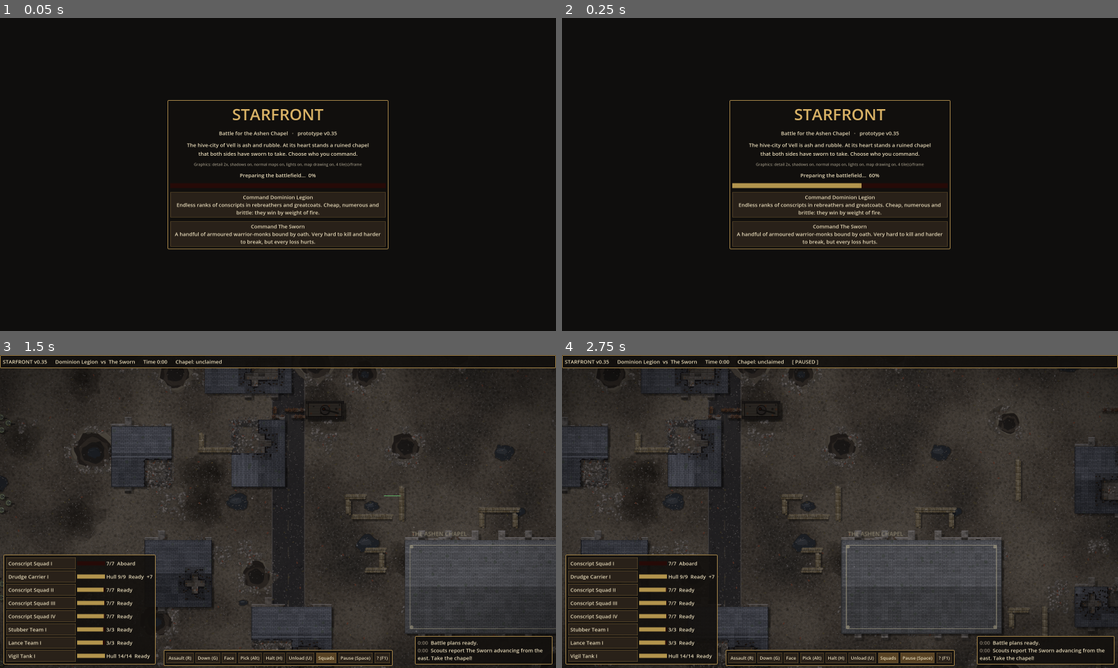
Above: before the commit, frames 1-4 (two rows, left to right).
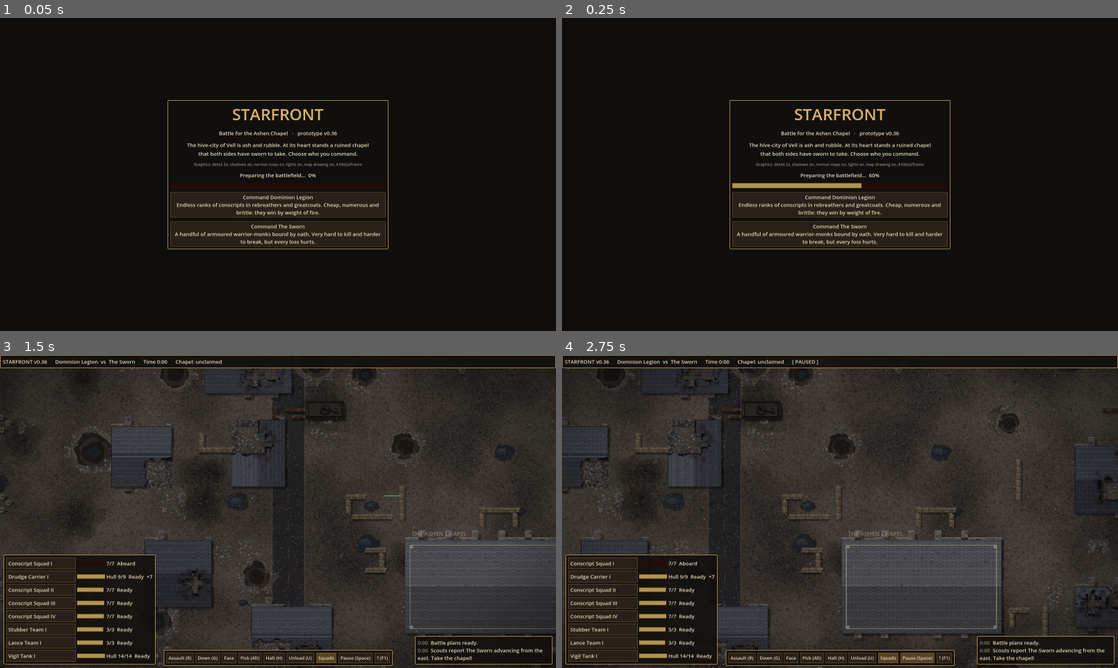
Above: after the commit, the same moments.

Repository: sirspoon/StarFront
Game: Godot game, scene res://scenes/main.tscn
Same seed, same stepped clock (60 frames per second), same inputs: the game is played once before the commit and once after it. Sound files missing from this copy of the repository are replaced by a short silence.
Inputs (mouse positions are in pixels of both pictures, inside the frame that each line leads up to):
- Up to frame 1 (0.05 s): no input
- Up to frame 2 (0.25 s): no input
- Up to frame 3 (1.5 s): click "Command Dominion Legion Endle…" at 0.5 s; tap Enter at 1.25 s; move the mouse to (400, 495) at 1.27 s; hold D from 1.28 s (still down); hold Shift from 1.28 s (still down); click (400, 495) at 1.42 s
- Up to frame 4 (2.75 s): tap Space at 1.52 s; release D at 2 s; release Shift at 2 s; drag from (728, 527) to (812, 574) at 2.02 s

The runs differ from the first frame. In frame 1, less than 0.1% of the frame differs, in the area x 60-61%, y 36-38%; in frame 2, less than 0.1%; in frame 3, 0.2%; in frame 4, 0.2%, in the area x 3-100%, y 1-95%.

Commit message:
v0.36: ragged roof holes and round soot instead of square damage
Co-Authored-By: Claude Opus 5.5 <noreply@anthropic.com>
Claude-Session: https://claude.ai/code/session_01Q9zFWq6qGPKtGhTxhDqH85

Diff:
--- a/project.godot
+++ b/project.godot
@@ -7,7 +7,7 @@
 
 config/name="StarFront"
 config/description="Real-time squad tactics in a ruined gothic future."
-config/version="0.35"
+config/version="0.36"
 run/main_scene="res://scenes/main.tscn"
 config/features=PackedStringArray("4.3", "GL Compatibility")
 config/icon="res://icon.svg"
--- a/scripts/game_data.gd
+++ b/scripts/game_data.gd
@@ -2,7 +2,7 @@
 extends RefCounted
 ## Factions, soldier types and weapons. Balance tuning lives here.
 
-const VERSION := "0.35"
+const VERSION := "0.36"
 
 ## range in pixels (16 px = 1 map cell); cooldown = seconds between bursts;
 ## acc = base hit chance; ap = how much infantry armour it ignores; supp = suppression per shot;
--- a/scripts/light_fx.gd
+++ b/scripts/light_fx.gd
@@ -40,12 +40,16 @@
 ## A light that flares at pos and fades over dur seconds.
 func flash(pos: Vector2, color: Color, energy: float, radius: float, dur: float, shadows := false) -> void:
 	_start(pos, pos, color, energy, radius, dur, shadows, false)
+	if active.is_empty():
+		return  # lights are off
 	active[-1].light.height = clampf(radius * 0.25, 14.0, 60.0)  # bigger flashes come from higher up
 
 
 ## A light that travels from a to b over dur seconds (a bolt, tracer or rocket).
 func streak(a: Vector2, b: Vector2, color: Color, energy: float, radius: float, dur: float) -> void:
 	_start(a, b, color, energy, radius, dur, false, true)
+	if active.is_empty():
+		return
 	active[-1].light.height = 10.0  # bolts skim low over the ground
 
 
--- a/scripts/main.gd
+++ b/scripts/main.gd
@@ -362,6 +362,9 @@
 	var by := b.position.y * BattleMap.CELL + 8
 	for k in 2:
 		_blast(Vector2(bx, by), GameData.WEAPONS["siege_cannon"], null, true)
+	# and shells and rockets through its roof
+	_blast(Vector2(bx - 40, by + 40), GameData.WEAPONS["siege_cannon"], null, true)
+	_blast(Vector2(bx + 30, by + 60), GameData.WEAPONS["lance_launcher"], null, true)
 	print("demo damage: %d wall cells down; building hole at %d,%d" % [walls_destroyed, bx, by])
 
 
@@ -389,6 +392,7 @@
 	moon.energy = 0.5
 	moon.height = 0.3
 	moon.rotation = deg_to_rad(35.0)
+	moon.range_item_cull_mask = 3  # the moon also lights the roofs (layer 2; fires and flashes don't)
 	add_child(moon)
 	map = BattleMap.new()
 	add_child(map)
--- a/scripts/roofs.gd
+++ b/scripts/roofs.gd
@@ -21,6 +21,7 @@
 		var piece := RoofPiece.new()
 		piece.roofs = self
 		piece.index = i
+		piece.light_mask = 2  # only the moon lights roofs: no wall shadows or fire glow cut into blocks
 		add_child(piece)
 		nodes.append(piece)
 		alpha.append(1.0)
@@ -71,8 +72,59 @@
 	var roofs: Roofs
 	var index := 0
 
+	const HOLE := Color(0.06, 0.05, 0.05, 0.9)
+
 	func _h(a: int, b: int, k: int) -> float:
 		return float(hash(Vector3i(a, b, k + roofs.map.map_seed)) % 10000) / 10000.0
+
+	## A broken roof edge from a to b, the hole lying in direction d: the edge wanders,
+	## biting into the roof here (dark, the torn slates' shadow) and leaving broken slates
+	## hanging out over the hole there. The ends depend only on the corner they sit on,
+	## so the edges of neighbouring cells join up.
+	func _ragged_edge(a: Vector2, b: Vector2, d: Vector2i, x: int, y: int, col: Color) -> void:
+		var inward := -Vector2(d)
+		var n := 8
+		# the depth at each end belongs to the corner it sits on (a wide, slow wander shared
+		# with the next cell), plus a smaller bump in between and a little splintering
+		var e0 := (_h(int(a.x), int(a.y), 200 + d.x * 2 + d.y) - 0.4) * 14.0
+		var e1 := (_h(int(b.x), int(b.y), 200 + d.x * 2 + d.y) - 0.4) * 14.0
+		var bump := (_h(x, y, 205 + d.x * 2 + d.y) - 0.5) * 8.0
+		var base := PackedVector2Array()
+		var prof := PackedVector2Array()
+		var depth := PackedFloat32Array()
+		for k in n + 1:
+			var t := float(k) / n
+			var p := a.lerp(b, t)
+			var dep := lerpf(e0, e1, smoothstep(0.0, 1.0, t)) + bump * sin(t * PI)
+			if k > 0 and k < n:
+				dep += (_h(x * 9 + k, y, 210 + d.x * 2 + d.y) - 0.5) * 3.0
+			base.append(p)
+			depth.append(dep)
+			prof.append(p + inward * dep)
+		var none := PackedVector2Array()
+		for k in n:
+			var b0 := base[k]
+			var b1 := base[k + 1]
+			var c0 := HOLE if depth[k] > 0.0 else col
+			var c1 := HOLE if depth[k + 1] > 0.0 else col
+			if (depth[k] > 0.0) == (depth[k + 1] > 0.0):
+				draw_primitive(PackedVector2Array([b0, prof[k], prof[k + 1], b1]), PackedColorArray([c0, c0, c0, c0]), none)
+			else:  # the edge crosses the cell's border: split where it does
+				var m := b0.lerp(b1, depth[k] / (depth[k] - depth[k + 1]))
+				draw_primitive(PackedVector2Array([b0, prof[k], m]), PackedColorArray([c0, c0, c0]), none)
+				draw_primitive(PackedVector2Array([m, prof[k + 1], b1]), PackedColorArray([c1, c1, c1]), none)
+		# the torn edge: a dark lip of broken slate, and its shadow falling into the hole
+		var shade := Color(0, 0, 0, 0.3)
+		for k in n:
+			draw_primitive(PackedVector2Array([prof[k], prof[k] + Vector2(d) * 3.5, prof[k + 1] + Vector2(d) * 3.5, prof[k + 1]]),
+				PackedColorArray([shade, Color(0, 0, 0, 0), Color(0, 0, 0, 0), shade]), none)
+		draw_polyline(prof, col.darkened(0.55), 1.0)
+		# a rafter sometimes sticks out into the hole
+		if _h(x, y, 40 + d.x + d.y * 3) < 0.4:
+			var t := 0.3 + _h(x, y, 45 + d.x) * 0.4
+			var m := a.lerp(b, t) + inward * lerpf(e0, e1, t)
+			draw_line(m + inward * 3.0, m + Vector2(d) * (4.0 + _h(x, y, 47 + d.y) * 6.0), Color(0.3, 0.21, 0.13), 1.6)
+
 
 	func _draw() -> void:
 		var map: BattleMap = roofs.map
@@ -88,86 +140,112 @@
 			for y in range(r.position.y, r.end.y):
 				if has.call(Vector2i(x, y)):
 					draw_rect(Rect2(Vector2(x, y) * C + Vector2(5, 6), Vector2(C, C)), Color(0, 0, 0, 0.3))
-		for x in range(r.position.x, r.end.x):
-			for y in range(r.position.y, r.end.y):
-				var c := Vector2i(x, y)
-				if not has.call(c):
-					continue
-				var o := Vector2(c) * C
-				var centre := o + Vector2(C, C) * 0.5
-				# a pitched roof: the side facing the top-left catches the light
-				var lit: bool = (centre.y < ridge) if horiz else (centre.x < ridge)
-				var col := slate.lightened(0.06) if lit else slate.darkened(0.12)
-				col = col.lightened((_h(x, y, 2) - 0.5) * 0.06)
-				draw_rect(Rect2(o, Vector2(C, C)).grow(0.3), col)
-				var mv = roofs.main.map_view
-				if mv.ground_grit != null:  # weathering: the same grit as the ground and walls
-					var g: Texture2D = mv.ground_grit
-					var src := Rect2(Vector2(_h(x, y, 50), _h(x, y, 51)) * (Vector2(g.get_width(), g.get_height()) - Vector2(32, 32)), Vector2(32, 32))
-					draw_texture_rect_region(g, Rect2(o, Vector2(C, C)), src, Color(1, 1, 1, 0.9))
-				# courses of slates, staggered
-				for k in 4:
-					var along := k * 4.0
-					var off := 2.0 if (y * 4 + k) % 2 == 0 else 0.0
-					if horiz:
-						draw_line(o + Vector2(0, along), o + Vector2(C, along), col.darkened(0.35), 0.6)
-						var sx := off
-						while sx < C:
-							draw_line(o + Vector2(sx, along), o + Vector2(sx, along + 4), col.darkened(0.3), 0.4)
-							sx += 4.0
+		for pass_no in 3:  # slates, then damage, then edges: nothing gets cut off at a cell border
+			for x in range(r.position.x, r.end.x):
+				for y in range(r.position.y, r.end.y):
+					var c := Vector2i(x, y)
+					if not has.call(c):
+						continue
+					var o := Vector2(c) * C
+					var centre := o + Vector2(C, C) * 0.5
+					# a pitched roof: the side facing the top-left catches the light
+					var lit: bool = (centre.y < ridge) if horiz else (centre.x < ridge)
+					var col := slate.lightened(0.06) if lit else slate.darkened(0.12)
+					if pass_no == 0:
+						draw_rect(Rect2(o, Vector2(C, C)).grow(0.3), col)
+						var mv = roofs.main.map_view
+						if mv.ground_grit != null:  # weathering: the same grit as the ground and walls
+							var g: Texture2D = mv.ground_grit
+							var gs := Vector2(g.get_width(), g.get_height())
+							var src := Rect2(Vector2(fposmod(o.x * 2.0, gs.x - 32.0), fposmod(o.y * 2.0, gs.y - 32.0)), Vector2(32, 32))
+							draw_texture_rect_region(g, Rect2(o, Vector2(C, C)), src, Color(1, 1, 1, 0.9))
+						# courses of slates, staggered
+						for k in 4:
+							var along := k * 4.0
+							var off := 2.0 if (y * 4 + k) % 2 == 0 else 0.0
+							if horiz:
+								draw_line(o + Vector2(0, along), o + Vector2(C, along), col.darkened(0.35), 0.6)
+								var sx := off
+								while sx < C:
+									draw_line(o + Vector2(sx, along), o + Vector2(sx, along + 4), col.darkened(0.3), 0.4)
+									sx += 4.0
+							else:
+								draw_line(o + Vector2(along, 0), o + Vector2(along, C), col.darkened(0.35), 0.6)
+								var sy := off
+								while sy < C:
+									draw_line(o + Vector2(along, sy), o + Vector2(along + 4, sy), col.darkened(0.3), 0.4)
+									sy += 4.0
+						# moss, soot and slipped slates
+						if _h(x, y, 3) < 0.15:
+							draw_circle(o + Vector2(_h(x, y, 4), _h(x, y, 5)) * C, 2.0 + _h(x, y, 6) * 2.5, Color(0.2, 0.24, 0.16, 0.35))
+						# the ridge cap
+						if horiz and absf(centre.y - ridge) < C * 0.5:
+							draw_rect(Rect2(o.x, ridge - 1.2, C, 2.4), slate.lightened(0.12))
+						elif not horiz and absf(centre.x - ridge) < C * 0.5:
+							draw_rect(Rect2(ridge - 1.2, o.y, 2.4, C), slate.lightened(0.12))
+					elif pass_no == 1:
+						var hp := map.roof_at(c)
+						if hp < 70.0:
+							# battered: soot spreading in soft blots, slates knocked askew showing the battens
+							var heavy := hp <= 40.0
+							for k in (3 if heavy else 2):
+								var sp := o + Vector2(_h(x, y, 60 + k), _h(x, y, 70 + k)) * C
+								var sr := 4.0 + _h(x, y, 80 + k) * 6.0
+								var room := Rect2(Vector2(r.position * C), Vector2(r.size * C))  # keep soot off the ground outside
+								sr = minf(sr, minf(minf(sp.x - room.position.x, room.end.x - sp.x), minf(sp.y - room.position.y, room.end.y - sp.y)))
+								for ring in 3:
+									draw_circle(sp, sr * (1.0 - ring * 0.3), Color(0.04, 0.03, 0.02, 0.12 if heavy else 0.08))
+							for k in (3 if heavy else 1):
+								var p := o + Vector2(_h(x, y, 10 + k), _h(x, y, 20 + k)) * (C - 4.0) + Vector2(2, 2)
+								var ang := _h(x, y, 90 + k) * TAU
+								var sz := 1.2 + _h(x, y, 100 + k) * 1.8
+								var pts := PackedVector2Array()
+								for v in 5:  # an irregular gap where slates have gone
+									var va := ang + v * TAU / 5.0 + (_h(x * 7 + v, y, 110 + k) - 0.5) * 0.9
+									pts.append(p + Vector2.from_angle(va) * sz * (0.6 + _h(x, y * 7 + v, 120 + k) * 0.7))
+								draw_colored_polygon(pts, Color(0.1, 0.09, 0.085, 0.8))
+								draw_line(p - Vector2.from_angle(ang) * sz, p + Vector2.from_angle(ang) * sz, Color(0.26, 0.19, 0.13, 0.7), 0.4)
 					else:
-						draw_line(o + Vector2(along, 0), o + Vector2(along, C), col.darkened(0.35), 0.6)
-						var sy := off
-						while sy < C:
-							draw_line(o + Vector2(along, sy), o + Vector2(along + 4, sy), col.darkened(0.3), 0.4)
-							sy += 4.0
-				# moss, soot and slipped slates
-				if _h(x, y, 3) < 0.15:
-					draw_circle(o + Vector2(_h(x, y, 4), _h(x, y, 5)) * C, 2.0 + _h(x, y, 6) * 2.5, Color(0.2, 0.24, 0.16, 0.35))
-				var hp := map.roof_at(c)
-				if hp < 70.0:
-					# battered: slates knocked away showing the dark battens, soot round the damage
-					var n := 2 if hp > 40.0 else 5
-					for k in n:
-						var p := o + Vector2(_h(x, y, 10 + k), _h(x, y, 20 + k)) * (C - 4.0)
-						draw_rect(Rect2(p, Vector2(4, 3)), Color(0.08, 0.07, 0.06))
-						draw_line(p + Vector2(0, 1.5), p + Vector2(4, 1.5), Color(0.3, 0.2, 0.12), 0.5)
-					draw_rect(Rect2(o, Vector2(C, C)), Color(0.04, 0.03, 0.02, 0.25 if hp > 40.0 else 0.4))
-				# edges: clean eaves at the building's edge, torn edges round holes
-				for d in [Vector2i(1, 0), Vector2i(-1, 0), Vector2i(0, 1), Vector2i(0, -1)]:
-					if has.call(c + d):
-						continue
-					var a: Vector2
-					var b: Vector2
-					match d:
-						Vector2i(1, 0):
-							a = o + Vector2(C, 0)
-							b = o + Vector2(C, C)
-						Vector2i(-1, 0):
-							a = o
-							b = o + Vector2(0, C)
-						Vector2i(0, 1):
-							a = o + Vector2(0, C)
-							b = o + Vector2(C, C)
-						_:
-							a = o
-							b = o + Vector2(C, 0)
-					if r.has_point(c + d):
-						# a hole: jagged broken slates and a rafter or two sticking out
-						var pts := PackedVector2Array()
-						var inward := -Vector2(d)
-						for k in 5:
-							pts.append(a.lerp(b, k / 4.0) + inward * (_h(x * 4 + k, y, 30 + d.x * 2 + d.y) * 4.0))
-						pts.append(b)
-						pts.append(a)
-						draw_colored_polygon(pts, Color(0.06, 0.05, 0.05, 0.9))
-						if _h(x, y, 40 + d.x + d.y * 3) < 0.5:
-							var m := a.lerp(b, 0.5)
-							draw_line(m - inward * 2.0, m + Vector2(d) * 6.0, Color(0.32, 0.22, 0.13), 1.6)
-					else:
-						draw_line(a, b, slate.darkened(0.5), 1.4)  # the eave
-				# the ridge cap
-				if horiz and absf(centre.y - ridge) < C * 0.5:
-					draw_rect(Rect2(o.x, ridge - 1.2, C, 2.4), slate.lightened(0.12))
-				elif not horiz and absf(centre.x - ridge) < C * 0.5:
-					draw_rect(Rect2(ridge - 1.2, o.y, 2.4, C), slate.lightened(0.12))
+						# edges: clean eaves at the building's edge, ragged broken edges round holes
+						var hole_side := {}
+						for d in [Vector2i(1, 0), Vector2i(-1, 0), Vector2i(0, 1), Vector2i(0, -1)]:
+							if has.call(c + d):
+								continue
+							var a: Vector2
+							var b: Vector2
+							match d:
+								Vector2i(1, 0):
+									a = o + Vector2(C, 0)
+									b = o + Vector2(C, C)
+								Vector2i(-1, 0):
+									a = o
+									b = o + Vector2(0, C)
+								Vector2i(0, 1):
+									a = o + Vector2(0, C)
+									b = o + Vector2(C, C)
+								_:
+									a = o
+									b = o + Vector2(C, 0)
+							if r.has_point(c + d):
+								hole_side[d] = true
+								_ragged_edge(a, b, d, x, y, col)
+							else:
+								draw_line(a, b, slate.darkened(0.5), 1.4)  # the eave
+						# a corner between two broken edges is bitten away rather than left square
+						for pair in [[Vector2i(1, 0), Vector2i(0, 1)], [Vector2i(1, 0), Vector2i(0, -1)], [Vector2i(-1, 0), Vector2i(0, 1)], [Vector2i(-1, 0), Vector2i(0, -1)]]:
+							if hole_side.has(pair[0]) and hole_side.has(pair[1]):
+								var corner: Vector2 = centre + Vector2(pair[0] + pair[1]) * C * 0.5
+								var s1: float = 3.0 + _h(x, y, 130 + pair[0].x + pair[1].y * 3) * 5.0
+								var s2: float = 3.0 + _h(x, y, 140 + pair[0].x + pair[1].y * 3) * 5.0
+								draw_primitive(PackedVector2Array([corner, corner - Vector2(pair[0]) * s1, corner - Vector2(pair[1]) * s2]),
+									PackedColorArray([HOLE, HOLE, HOLE]), PackedVector2Array())
+						# the inside corner of a hole: broken slates from both sides meet across it
+						for dd in [Vector2i(1, 1), Vector2i(1, -1), Vector2i(-1, 1), Vector2i(-1, -1)]:
+							var diag: Vector2i = c + dd
+							if r.has_point(diag) and not has.call(diag) and has.call(c + Vector2i(dd.x, 0)) and has.call(c + Vector2i(0, dd.y)):
+								var corner: Vector2 = centre + Vector2(dd) * C * 0.5
+								var s1: float = 3.0 + _h(x, y, 150 + dd.x + dd.y * 3) * 6.0
+								var s2: float = 3.0 + _h(x, y, 160 + dd.x + dd.y * 3) * 6.0
+								var sc := col
+								draw_primitive(PackedVector2Array([corner, corner + Vector2(dd.x, 0) * s1, corner + Vector2(0, dd.y) * s2]),
+									PackedColorArray([sc, sc, sc]), PackedVector2Array())
Not shown, changed: CHANGELOG.md
